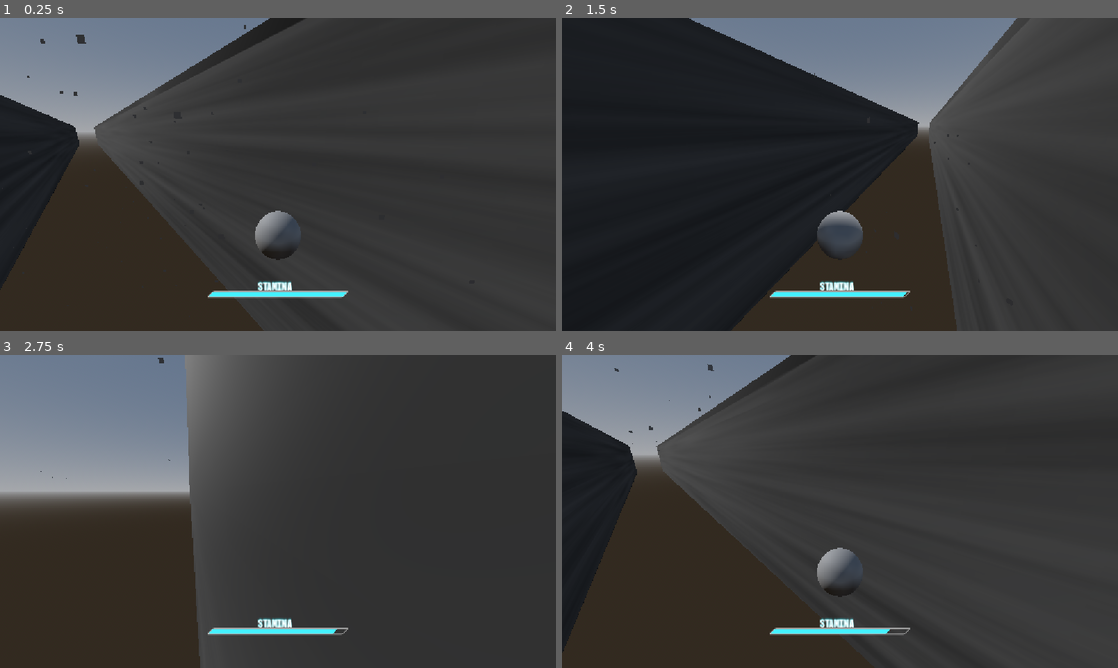
Above: before the commit, frames 1-4 (two rows, left to right).
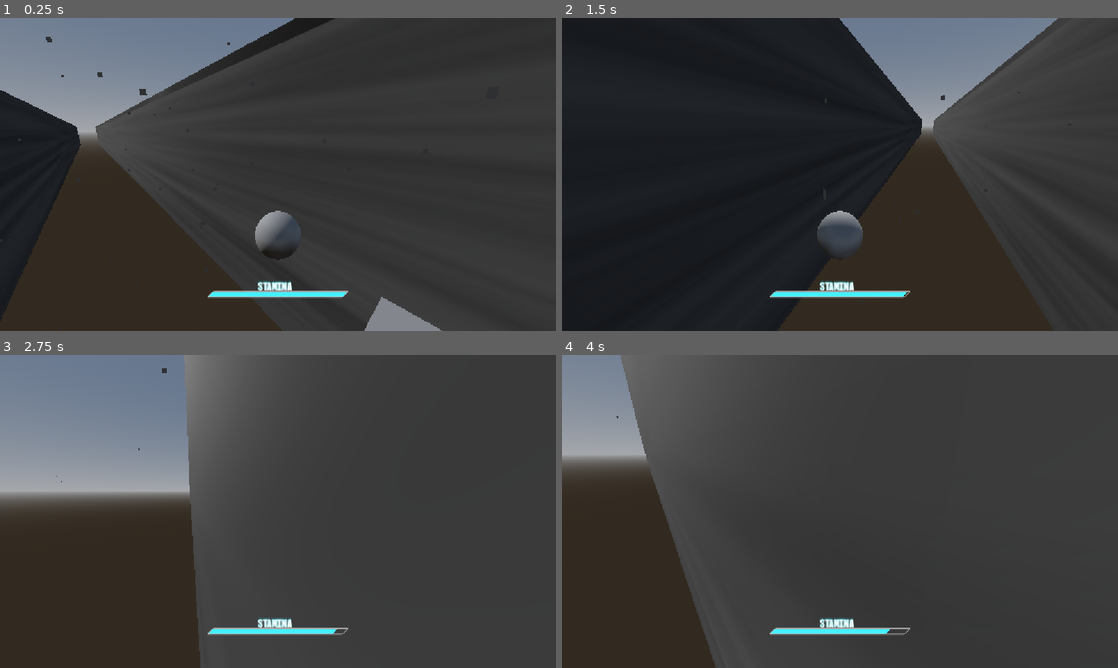
Above: after the commit, the same moments.

Repository: PortalGolem/havenIE2026GameJam
Game: Godot game, scene res://Scenes/Main.tscn
The game is run twice, just before and just after one commit, with the same random seed, the same clock (stepped at 60 frames per second) and the same inputs.
Inputs (mouse positions are in pixels of both pictures, inside the frame that each line leads up to):
- Up to frame 1 (0.25 s): no input
- Up to frame 2 (1.5 s): move the mouse to (867, 174) at 0.52 s; press the mouse at (867, 174) at 0.53 s; hold W (Forward) from 0.53 s (still down); tap Space (Jump) at 0.77 s; move the mouse to (812, 174) at 1.27 s; release the mouse at (812, 174) at 1.28 s; tap Shift (Dash) at 1.35 s
- Up to frame 3 (2.75 s): keep holding W (Forward); tap Space (Jump) at 1.52 s; move the mouse to (289, 505) at 2.02 s; press the mouse at (289, 505) at 2.03 s
- Up to frame 4 (4 s): keep holding W (Forward); move the mouse to (834, 517) at 2.77 s; release the mouse at (834, 517) at 2.78 s; tap Shift (Dash) at 2.85 s; tap Space (Jump) at 3.02, 3.77 s; move the mouse to (878, 514) at 3.52 s; press the mouse at (878, 514) at 3.53 s

The runs differ from the first frame. In frame 1, 3.5% of the frame differs, in the area x 0-80%, y 0-100%; in frame 2, 10%; in frame 3, less than 0.1%; in frame 4, 20%, in the area x 0-57%, y 0-100%.

Commit message:
changed drag to Vector

Diff:
--- a/Player/PlayerController.gd
+++ b/Player/PlayerController.gd
@@ -6,7 +6,7 @@
 @export var mouseSensitivity:float
 @export var groundSpeed:float
 @export var airSpeed:float
-@export var airDrag:float
+@export var airDrag:Vector3
 @export var airGravity:float
 @export var wallDrag:float
 @export var wallGravity:float
@@ -132,10 +132,10 @@
 		wallCollision = false
 	elif currentMovement == MOVEMENT_MODE.AIR:
 		# accept input left and right and change velocity
-		velocity = velocity.move_toward(Vector3.FORWARD * minZVelocity, delta * airDrag)
+		velocity = move_towards_tripple_vector(Vector3.BACK * minZVelocity, velocity, airDrag)
 		velocity += Vector3(delta * movementInput.x * airSpeed, 0, 0)
 		velocity.y -= airGravity * delta
-		position += velocity.rotated(Vector3.UP, rotation.y) * delta
+		position += Vector3(velocity.x, velocity.y, -velocity.z) * delta
 		#Handle dash inputs
 		check_dash()
 		check_wall()
@@ -233,6 +233,7 @@
 	print("WALL!")
 	wallNormal = wall.position - position
 	wallX = wall.position.x
+
 	wallCollision = true
 func _playerEnterFloorCollider(floor:Node3D):
 	pass
@@ -252,12 +253,38 @@
 	if wallCollision:
 			currentMovement = MOVEMENT_MODE.WALL
 			wallCollision = false
+
+func move_towards_tripple_vector(target:Vector3, startingPosition:Vector3, ammount:Vector3) -> Vector3:
+	var returnAmmount:Vector3
+	if startingPosition.x > target.x:
+		returnAmmount.x = startingPosition.x - ammount.x
+		returnAmmount.x = max(target.x, returnAmmount.x)
+	else:
+		returnAmmount.x = startingPosition.x + ammount.x
+		returnAmmount.x = min(target.x, returnAmmount.x)
+
+	if startingPosition.y > target.y:
+		returnAmmount.y = startingPosition.y - ammount.y
+		returnAmmount.y = max(target.y, returnAmmount.y)
+	else:
+		returnAmmount.y = startingPosition.y + ammount.y
+		returnAmmount.y = min(target.y, returnAmmount.y)
+
+	if startingPosition.z > target.z:
+		returnAmmount.z = startingPosition.z - ammount.z
+		returnAmmount.z = max(target.z, returnAmmount.z)
+	else:
+		returnAmmount.z = startingPosition.z + ammount.z
+		returnAmmount.z = min(target.z, returnAmmount.z)
+
+	return returnAmmount
+
 func check_wall_jump():
 	if jumped && stanima > stanima_jump_cost:
 			stanima -= stanima_jump_cost
 			velocity.y = 0
 			if (wallNormal.x > 0):
+				velocity += Vector3(-jumpVector.x, jumpVector.y, -jumpVector.z)
+			else:
 				velocity += Vector3(jumpVector.x, jumpVector.y, -jumpVector.z)
-			else:
-				velocity += Vector3(-jumpVector.x, jumpVector.y, -jumpVector.z)
 			currentMovement = MOVEMENT_MODE.AIR
--- a/Scenes/andrew_test.tscn
+++ b/Scenes/andrew_test.tscn
@@ -15,7 +15,7 @@
 [sub_resource type="BoxMesh" id="BoxMesh_2m7an"]
 
 [sub_resource type="BoxShape3D" id="BoxShape3D_2m7an"]
-size = Vector3(1, 35.49048, 610.9808)
+size = Vector3(1, 35.49048, 762.6012)
 
 [sub_resource type="StandardMaterial3D" id="StandardMaterial3D_qf4af"]
 albedo_texture = ExtResource("2_o24f2")
@@ -34,7 +34,6 @@
 mouseSensitivity = 0.01
 groundSpeed = 50.0
 airSpeed = 8.0
-airDrag = 0.5
 airGravity = 1.5
 wallDrag = 0.5
 wallGravity = 1.0
@@ -90,7 +89,7 @@
 collision_layer = 2
 
 [node name="CollisionShape3D" type="CollisionShape3D" parent="StaticBody3D2" unique_id=1278352760]
-transform = Transform3D(1, 0, 0, 0, 1, 0, 0, 0, 1, 0, -6.121704, -6.2170715)
+transform = Transform3D(1, 0, 0, 0, 1, 0, 0, 0, 1, 0, -6.121704, 69.59315)
 shape = SubResource("BoxShape3D_2m7an")
 
 [node name="MeshInstance3D" type="MeshInstance3D" parent="StaticBody3D2" unique_id=233809153]
